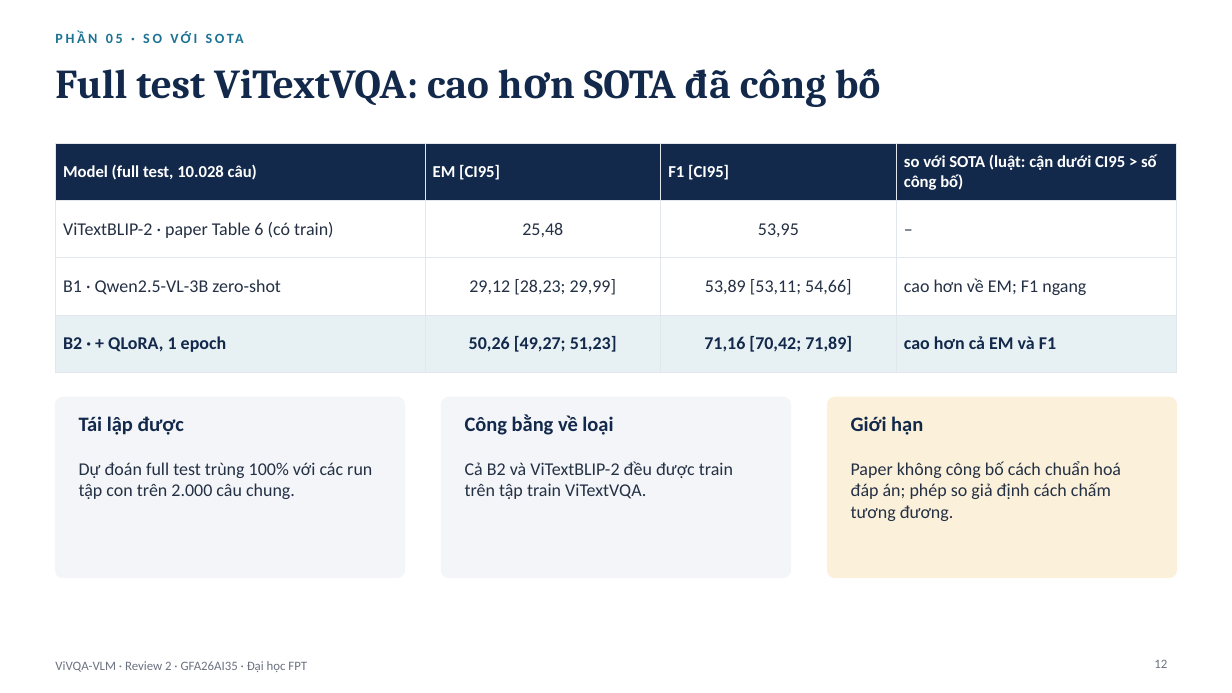
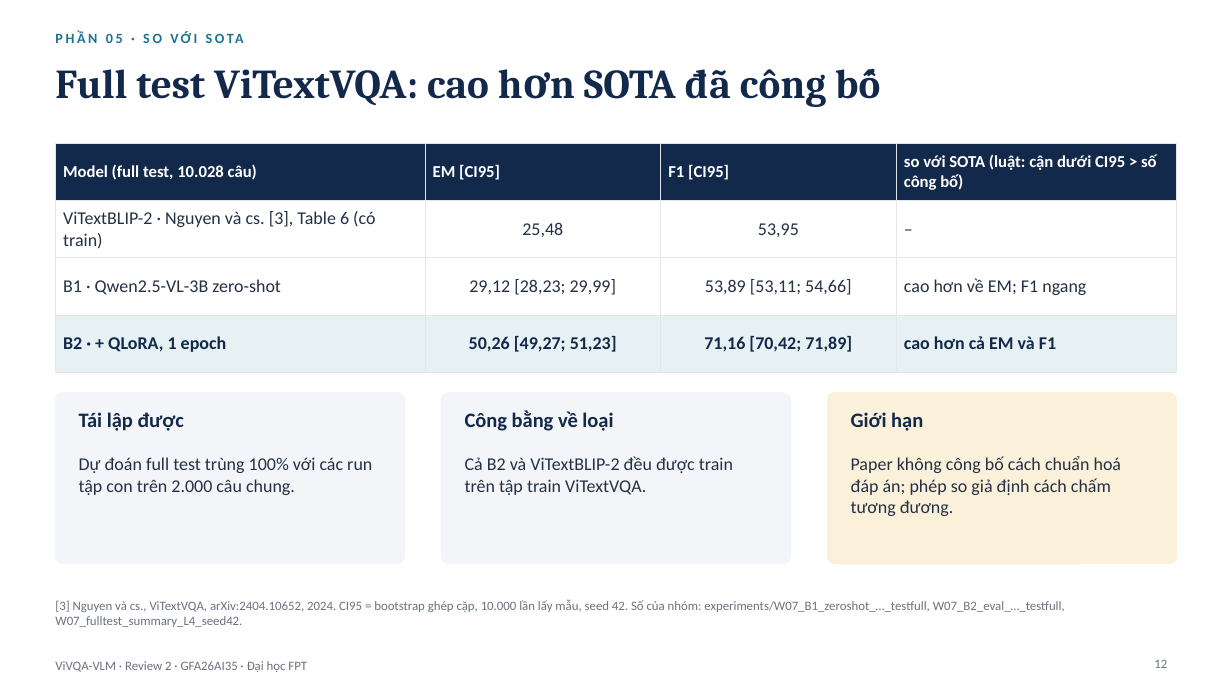
Before and after one commit to PLHGNAOH/ViVQA-VLM, a slide deck: slide 12 of docs/W07/ViVQA-VLM_Review2_TV.pptx. Drawn at 1232x693 pixels with LibreOffice and Linux fonts; fonts in the diff are those of the drawing. Boxes give left, top, right and bottom in pixels: in the first picture for what was removed or moved away, otherwise in the second. Text is boxed around its words. In the diff, an @@ line names an element or a change of style, - is before the commit and + after.

```diff
--- a/docs/W07/ViVQA-VLM_Review2_TV.pptx
+++ b/docs/W07/ViVQA-VLM_Review2_TV.pptx
@@ table at bbox=[55, 143, 1177, 356] @@
-row 2, column 1: ViTextBLIP-2 · paper Table 6 (có train)
+row 2, column 1: ViTextBLIP-2 · Nguyen và cs. [3], Table 6 (có train)
@@ rounded rectangle: place and size @@
-rounded rectangle at bbox=[55, 397, 405, 578]
+rounded rectangle at bbox=[55, 393, 405, 564]
@@ rounded rectangle: place and size @@
-rounded rectangle at bbox=[442, 397, 791, 578]
+rounded rectangle at bbox=[442, 393, 791, 564]
@@ proportions changed in 3 elements at bbox=[55, 393, 405, 564], bbox=[442, 393, 791, 564], bbox=[828, 393, 1177, 564] @@
@@ rounded rectangle: place and size @@
-rounded rectangle at bbox=[828, 397, 1177, 578]
+rounded rectangle at bbox=[828, 393, 1177, 564]
@@ 3 texts: place and size @@
-3 texts at bbox=[79, 414, 923, 435]
+3 texts at bbox=[79, 410, 923, 431]
@@ text "Dự đoán full test trùng ...": place and size @@
-text "Dự đoán full test trùng ..." at bbox=[79, 462, 372, 499]
+text "Dự đoán full test trùng ..." at bbox=[79, 457, 372, 495]
@@ text "Cả B2 và ViTextBLIP-2 đều ...": place and size @@
-text "Cả B2 và ViTextBLIP-2 đều ..." at bbox=[465, 461, 733, 499]
+text "Cả B2 và ViTextBLIP-2 đều ..." at bbox=[465, 456, 733, 495]
@@ text "Paper không công bố cách ...": place and size @@
-text "Paper không công bố cách ..." at bbox=[851, 461, 1122, 521]
+text "Paper không công bố cách ..." at bbox=[851, 456, 1122, 516]
@@ text added at bbox=[55, 599, 1065, 627], 10 pt, text #6B7280 @@
+[3] Nguyen và cs., ViTextVQA, arXiv:2404.10652, 2024. CI95 = bootstrap ghép cặp, 10.000 lần lấy mẫu, seed 42. Số của nhóm: experiments/W07_B1_zeroshot_…_testfull, W07_B2_eval_…_testfull, W07_fulltest_summary_L4_seed42.
```
Also in this commit, not shown: 11 other slides changed, 1 slide added, 3 other files.
